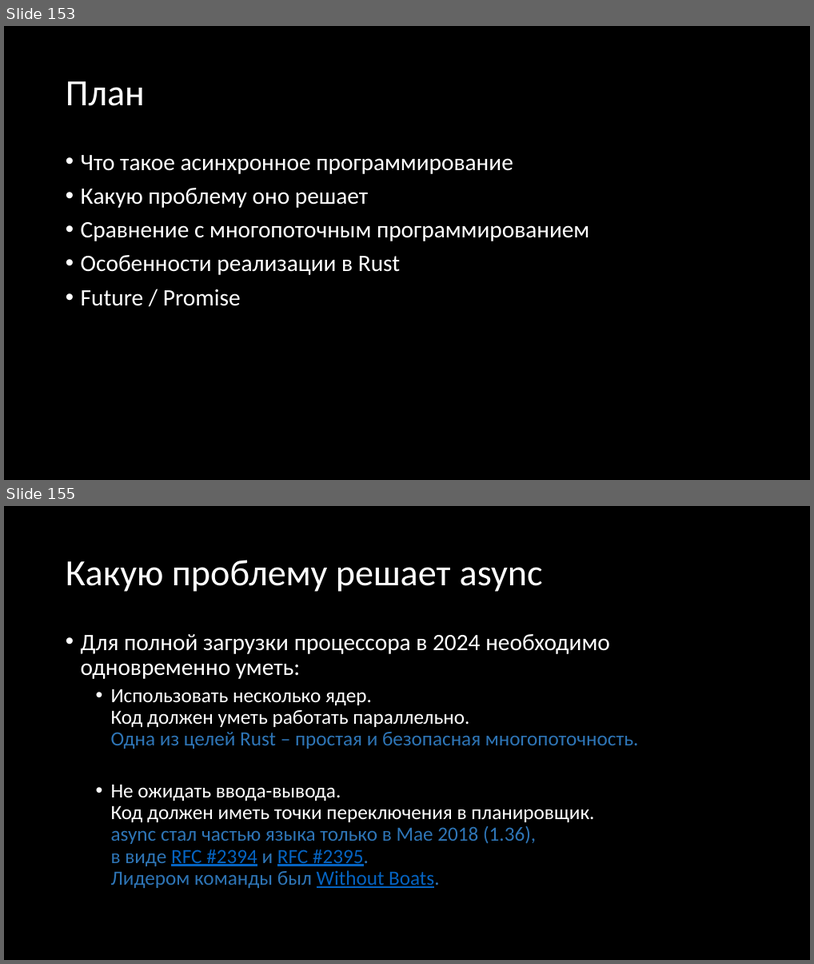
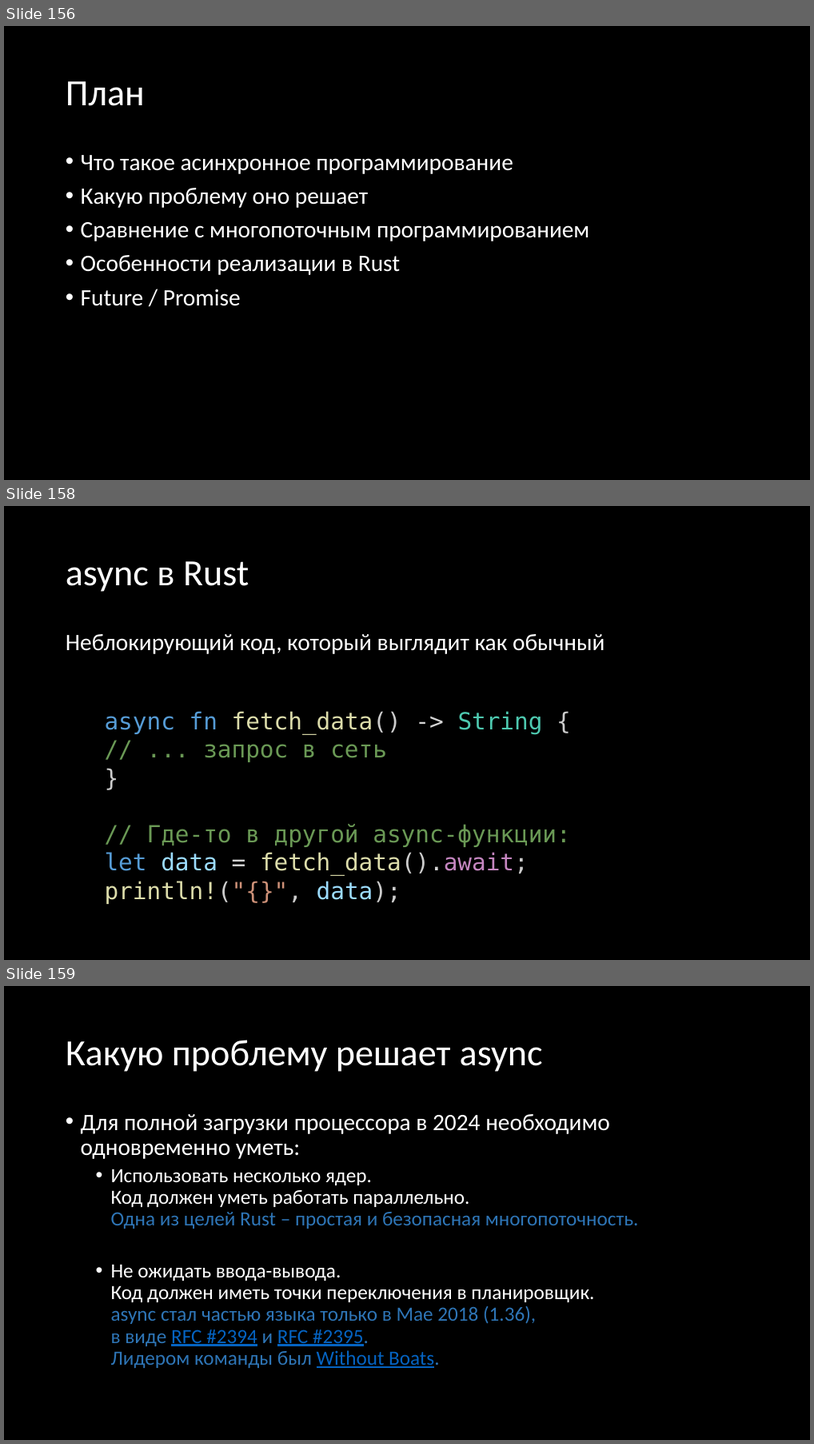
Before and after one commit to Gordon01/learn-rust, a slide deck: keynotes/Rust 2024.pptx. Shown one above the other, each under a label of ours: slides 153 and 155 before the commit, slides 156, 158 and 159 after it; the slides between them are not shown. The pictures are 814x964 and 814x1444 pixels, drawn with LibreOffice and Linux fonts; fonts in the diff are those of the drawing. Boxes give left, top, right and bottom in pixels: in the first picture for what was removed or moved away, otherwise in the second. Text is boxed around its words. In the diff, an @@ line names an element or a change of style, - is before the commit and + after.

Commit message:
keynote: улучшение слайдов про async

```diff
--- a/keynotes/Rust 2024.pptx
+++ b/keynotes/Rust 2024.pptx
@@ slide 158 added at <box>4,506,810,960</box>, background #000000 @@
@@ title added at <box>66,561,249,592</box>, 44 pt, text #FFFFFF @@
+async в Rust
@@ text added at <box>66,634,606,654</box>, 28 pt, text #FFFFFF @@
+Неблокирующий код, который выглядит как обычный
@@ text added at <box>105,711,570,904</box>, 28 pt, text #6A9955 @@
+async fn fetch_data() -> String {
+// ... запрос в сеть
+}
+// Где-то в другой async-функции:
+let data = fetch_data().await;
+println!("{}", data);
@@ what was slide 153 is now slide 156 @@
@@ what was slide 155 is now slide 159 @@
```
Also in this commit, not shown: 10 slides changed, 4 other slides added.
